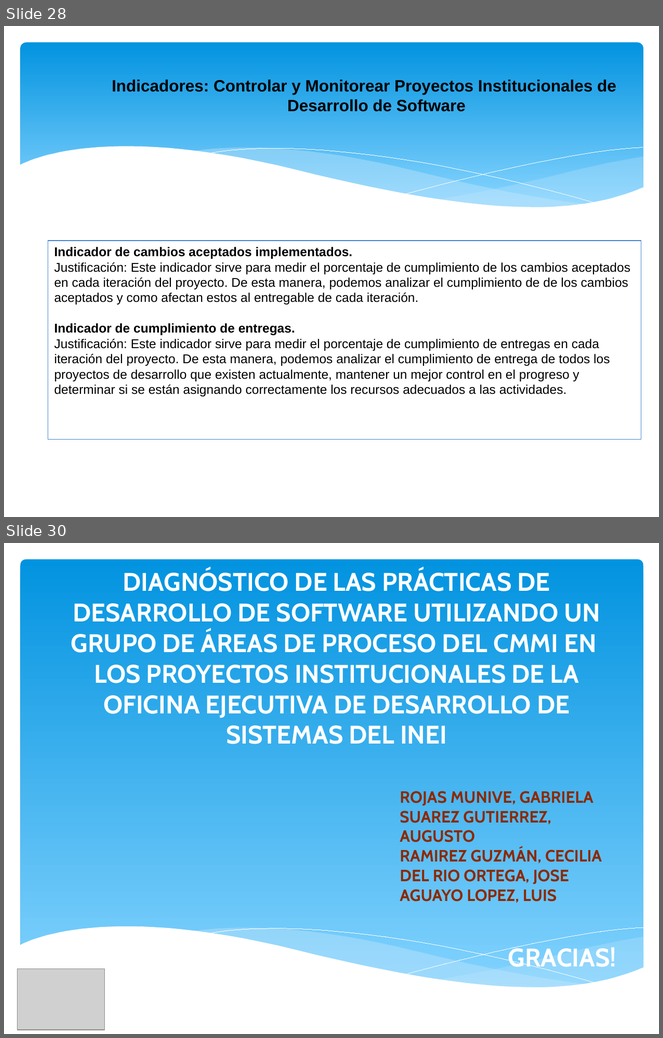
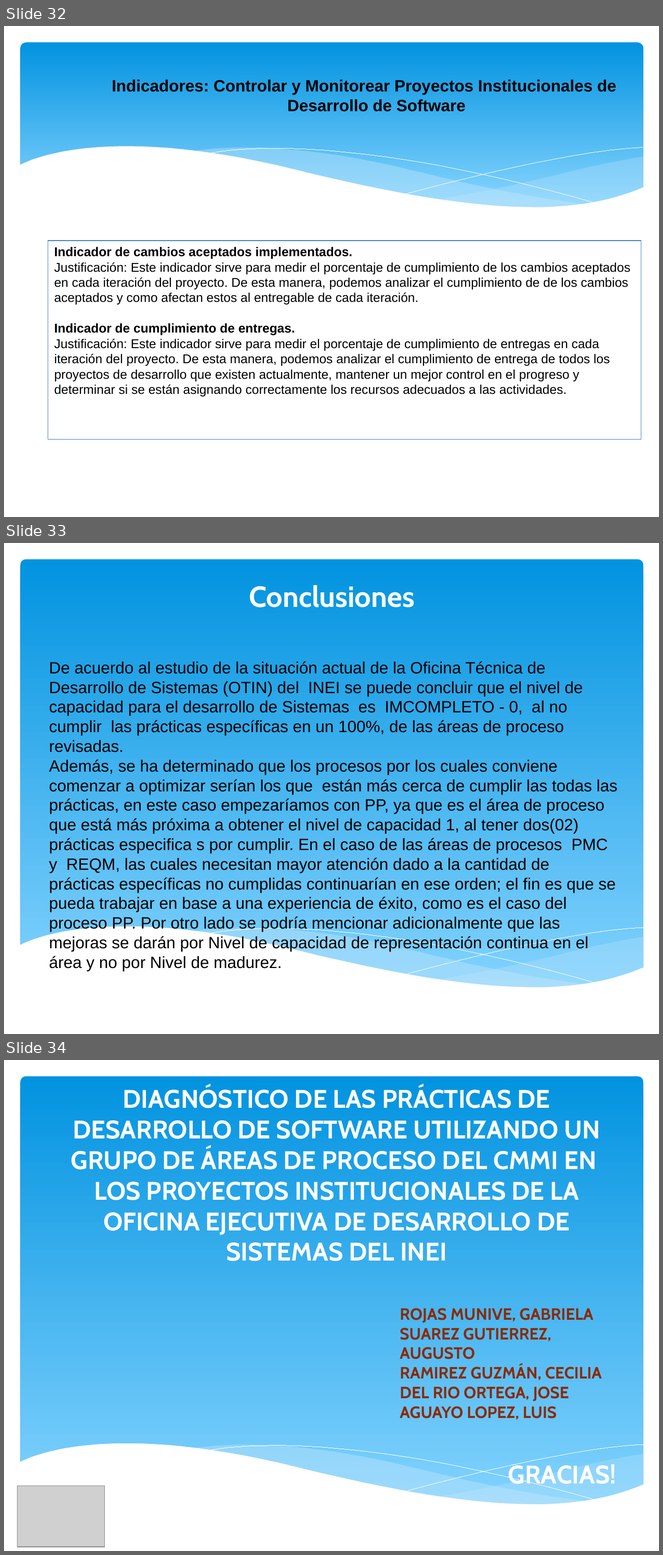
Before and after one commit to orlysemperfi/cmmi-sw-inei, a slide deck: PPT ENTREGABLE2 CMMI.pptx. Shown one above the other, each under a label of ours: slides 28 and 30 before the commit, slides 32, 33 and 34 after it; the slides between them are not shown. The pictures are 663x1038 and 663x1555 pixels, drawn with LibreOffice and Linux fonts; fonts in the diff are those of the drawing; grey boxes stand for pictures. Boxes give left, top, right and bottom in pixels: in the first picture for what was removed or moved away, otherwise in the second. Text is boxed around its words. In the diff, an @@ line names an element or a change of style, - is before the commit and + after.

```diff
--- a/PPT ENTREGABLE2 CMMI.pptx
+++ b/PPT ENTREGABLE2 CMMI.pptx
@@ slide 33 added at [4, 543, 659, 1034], background #FFFFFF; not listed: 6 template elements that a slide beside it also shows @@
@@ text added at [249, 585, 415, 607], 32 pt, text #FFFFFF, bold @@
+Conclusiones
@@ text added at [49, 661, 618, 971], 18 pt, text #000000 @@
+De acuerdo al estudio de la situación actual de la Oficina Técnica de Desarrollo de Sistemas (OTIN) del INEI se puede concluir que el nivel de capacidad para el desarrollo de Sistemas es IMCOMPLETO - 0, al no cumplir las prácticas específicas en un 100%, de las áreas de proceso revisadas.
+Además, se ha determinado que los procesos por los cuales conviene comenzar a optimizar serían los que están más cerca de cumplir las todas las prácticas, en este caso empezaríamos con PP, ya que es el área de proceso que está más próxima a obtener el nivel de capacidad 1, al tener dos(02) prácticas especifica s por cumplir. En el caso de las áreas de procesos PMC y REQM, las cuales necesitan mayor atención dado a la cantidad de prácticas específicas no cumplidas continuarían en ese orden; el fin es que se pueda trabajar en base a una experiencia de éxito, como es el caso del proceso PP. Por otro lado se podría mencionar adicionalmente que las mejoras se darán por Nivel de capacidad de representación continua en el área y no por Nivel de madurez.
@@ what was slide 28 is now slide 32 @@
@@ what was slide 30 is now slide 34 @@
```
Also in this commit, not shown: 9 slides changed, 4 other slides added, 1 slide removed.
